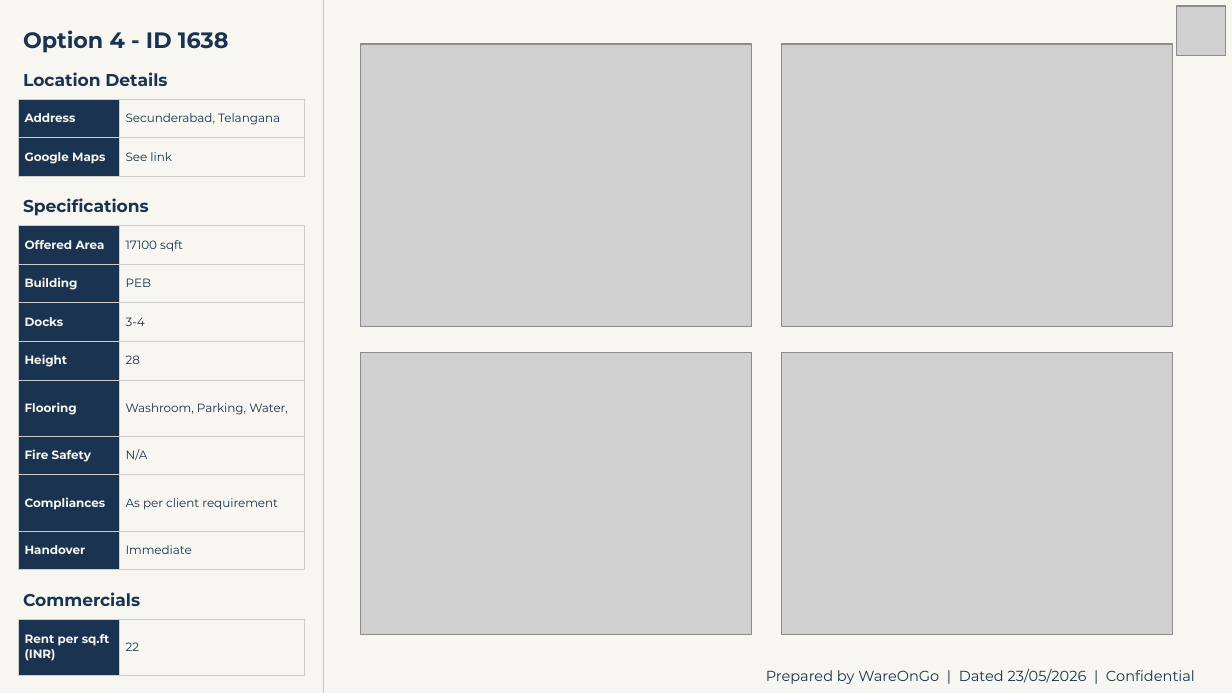
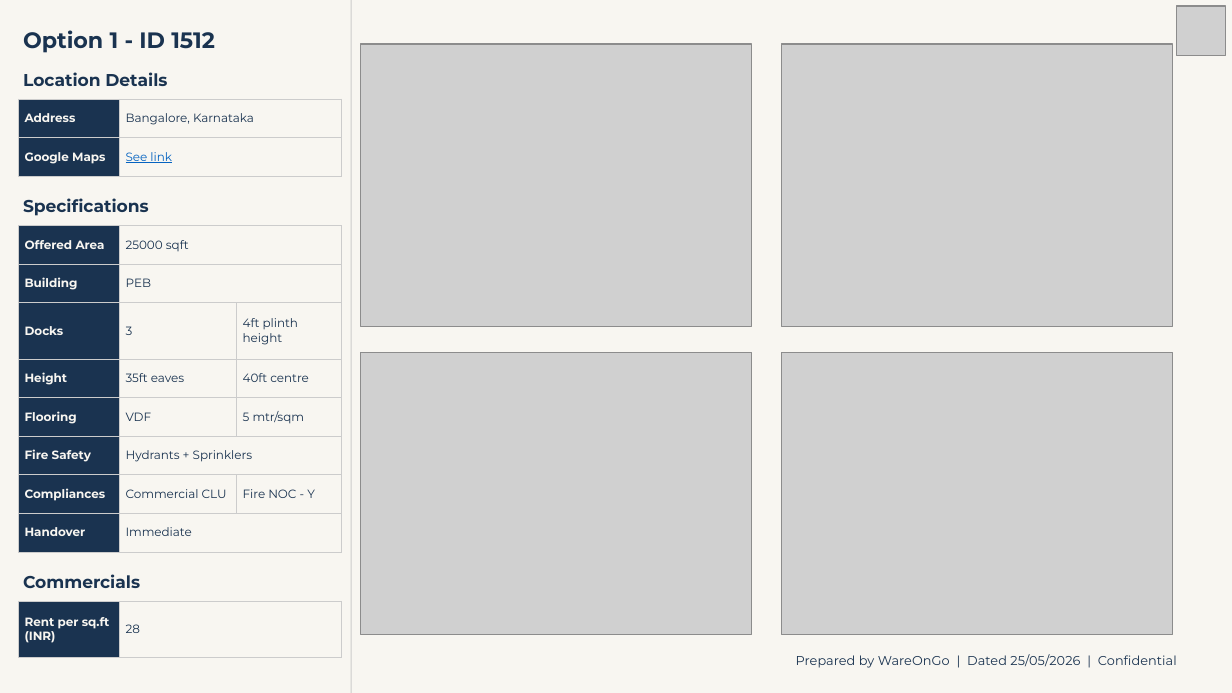
Before and after one commit to WareOnGo/Warehouse-Proposal-Engine, a slide deck: slide 3 of preview-out/preview.pptx (slide 6 before the commit). Drawn at 1232x693 pixels with LibreOffice and Linux fonts; fonts in the diff are those of the drawing; grey boxes stand for pictures. Boxes give left, top, right and bottom in pixels: in the first picture for what was removed or moved away, otherwise in the second. Text is boxed around its words. In the diff, an @@ line names an element or a change of style, - is before the commit and + after.

```diff
--- a/preview-out/preview.pptx
+++ b/preview-out/preview.pptx
@@ rectangle: place and size @@
-rectangle at box(0, 0, 323, 692)
+rectangle at box(0, 0, 351, 692)
@@ line moved from (323, 0) - (323, 692) to (351, 0) - (351, 692) @@
@@ text at box(23, 30, 215, 53): text changed @@
-Option 4 - ID 1638
+Option 1 - ID 1512
@@ table at box(18, 99, 341, 222) @@
-row 1, column 2: Secunderabad, Telangana
+row 1, column 2: Bangalore, Karnataka
@@ text colour #1A3350 to #0563C1, underline on in "See link" @@
@@ table: place and size @@
-table at box(18, 99, 304, 222)
+table at box(18, 99, 341, 222)
@@ table at box(18, 225, 341, 540) @@
-row 1, column 2: 17100 sqft
+row 1, column 2: 25000 sqft
-row 3, column 2: 3-4
+row 3, column 2: 3
-row 3, column 3: 
+row 3, column 3: 4ft plinth height
-row 4, column 2: 28
+row 4, column 2: 35ft eaves
-row 4, column 3: 
+row 4, column 3: 40ft centre
-row 5, column 2: Washroom, Parking, Water,
+row 5, column 2: VDF
-row 5, column 3: 
+row 5, column 3: 5 mtr/sqm
-row 6, column 2: N/A
+row 6, column 2: Hydrants + Sprinklers
-row 7, column 2: As per client requirement
+row 7, column 2: Commercial CLU
-row 7, column 3: 
+row 7, column 3: Fire NOC - Y
@@ table: place and size @@
-table at box(18, 225, 304, 558)
+table at box(18, 225, 341, 540)
@@ text "Commercials": place and size @@
-text "Commercials" at box(23, 592, 140, 606)
+text "Commercials" at box(23, 574, 140, 588)
@@ table at box(18, 601, 341, 693) @@
-row 1, column 2: 22
+row 1, column 2: 28
@@ table: place and size @@
-table at box(18, 618, 304, 693)
+table at box(18, 601, 341, 693)
@@ text at box(796, 654, 1177, 668): text changed; size 8.5 to 7.5 pt @@
-Prepared by WareOnGo | Dated 23/05/2026 | Confidential
+Prepared by WareOnGo | Dated 25/05/2026 | Confidential
```
Also in this commit, not shown: 5 other slides changed, 1 slide removed, 12 other files.
